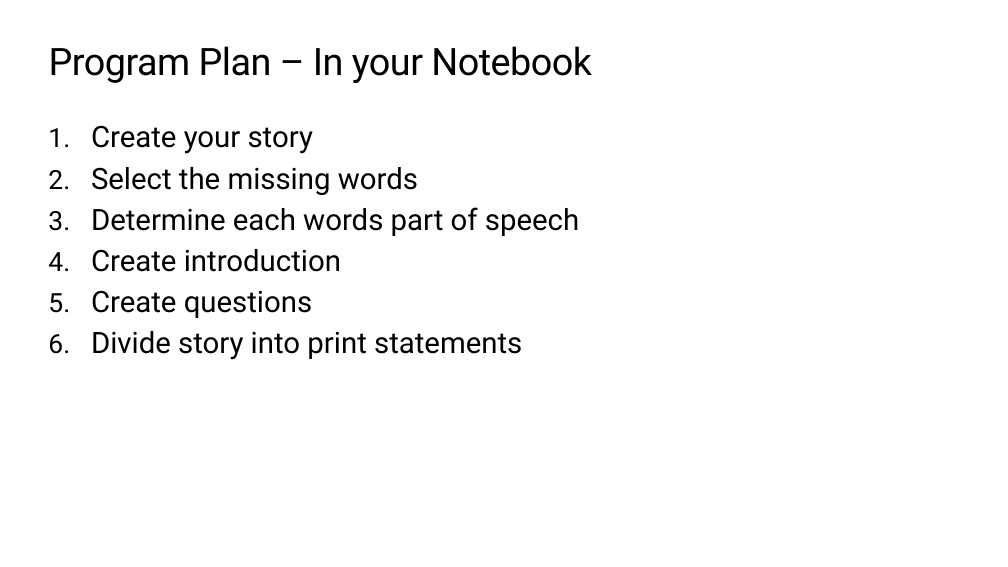
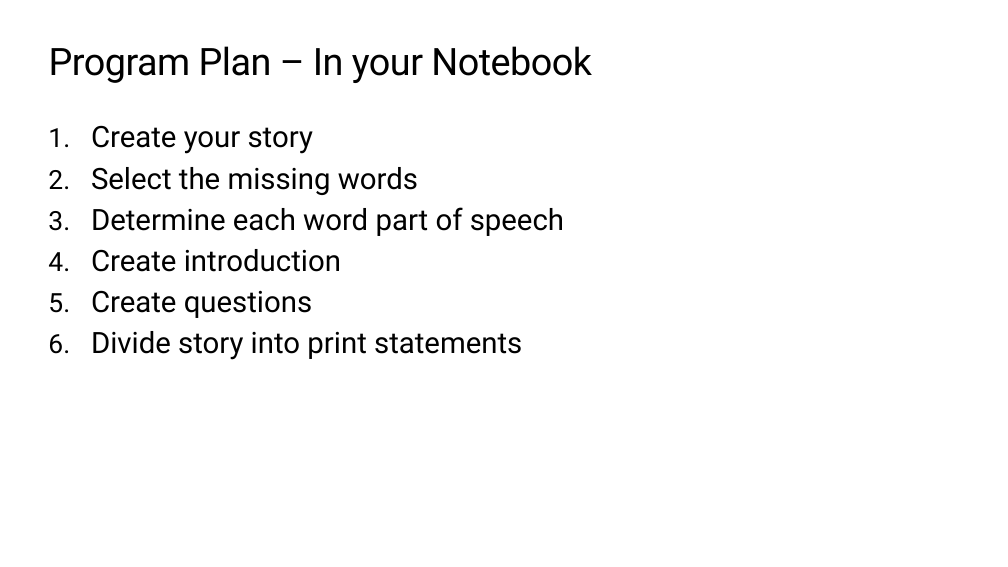
Before and after one commit to TEALSK12/2nd-semester-introduction-to-computer-science, a slide deck: slide 8 of units/1_unit/slidedecks/Intro Python 1.06 TEALS.pptx. Drawn at 1008x567 pixels with LibreOffice and Linux fonts; fonts in the diff are those of the drawing; background and template pictures are left out. Boxes give left, top, right and bottom in pixels: in the first picture for what was removed or moved away, otherwise in the second. Text is boxed around its words. In the diff, an @@ line names an element or a change of style, - is before the commit and + after.

```diff
--- a/units/1_unit/slidedecks/Intro Python 1.06 TEALS.pptx
+++ b/units/1_unit/slidedecks/Intro Python 1.06 TEALS.pptx
@@ text at [91,207,564,236]: text changed @@
-3. Determine each words part of speech
+3. Determine each word part of speech
```
Also in this commit, not shown: 3 other slides changed, 1 slide added, 1 slide removed, 5 other files.
